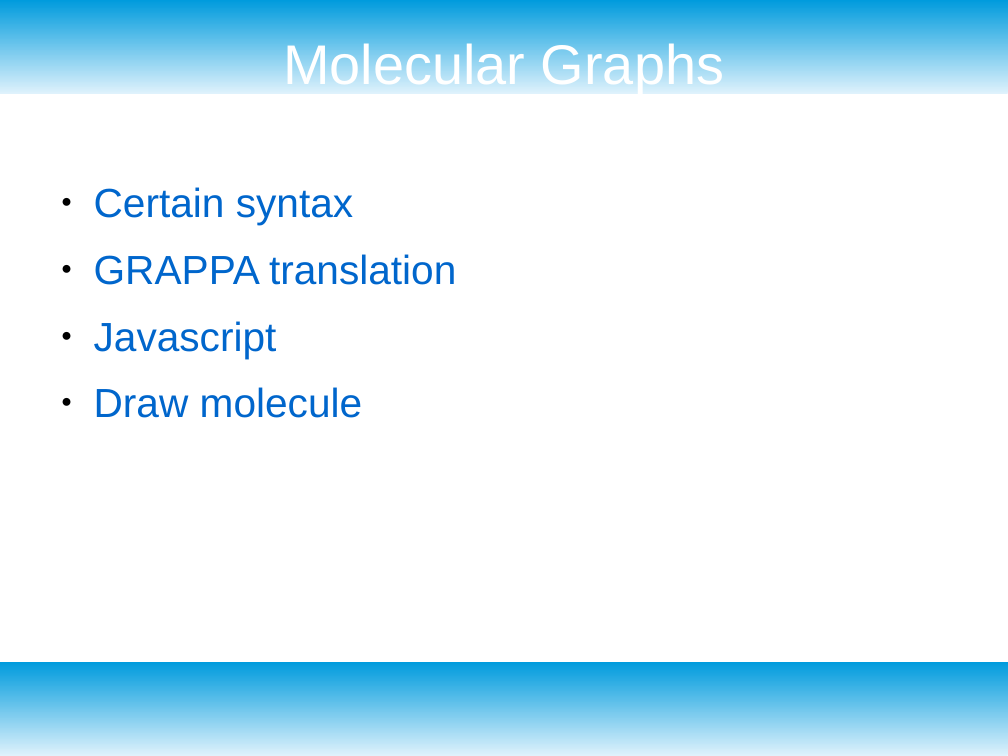
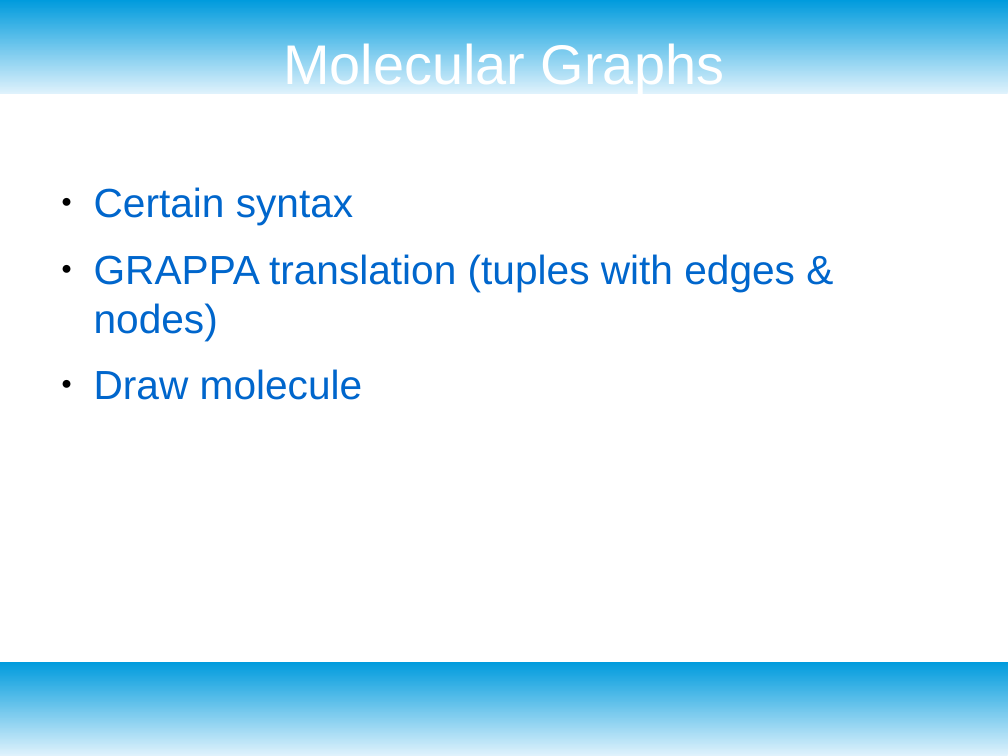
Before and after one commit to CxJuke/Moleculair-graphing-application, a slide deck: slide 1 of Presentations/ProjectProposal.odp. Drawn at 1008x756 pixels with LibreOffice and Linux fonts; fonts in the diff are those of the drawing. Boxes give left, top, right and bottom in pixels: in the first picture for what was removed or moved away, otherwise in the second. Text is boxed around its words. In the diff, an @@ line names an element or a change of style, - is before the commit and + after.

Commit message:
changed presentation

```diff
--- a/Presentations/ProjectProposal.odp
+++ b/Presentations/ProjectProposal.odp
@@ text at (94,254,795,340): text changed @@
-● GRAPPA translation
-● Javascript
+● GRAPPA translation (tuples with edges & nodes)
```
